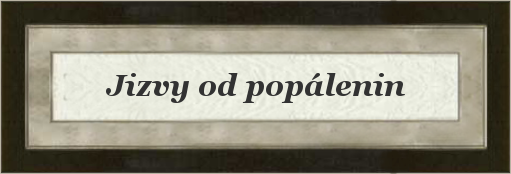
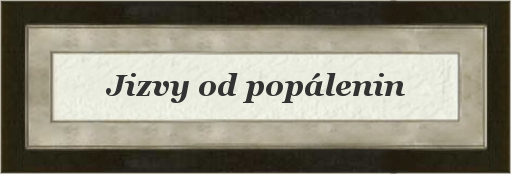
The second 511 × 174 image is a revision of the first. Changes to its layers:
painted on "Card" over [30, 33, 488, 141]
